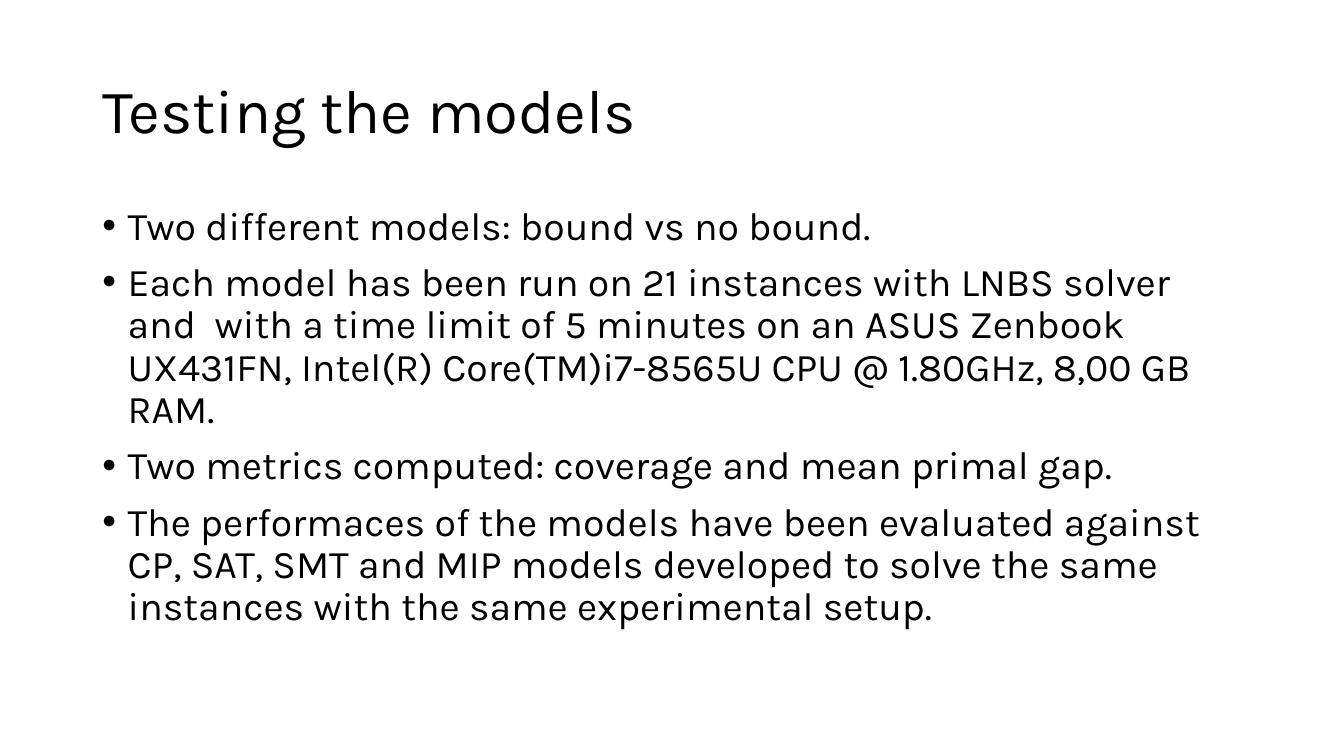
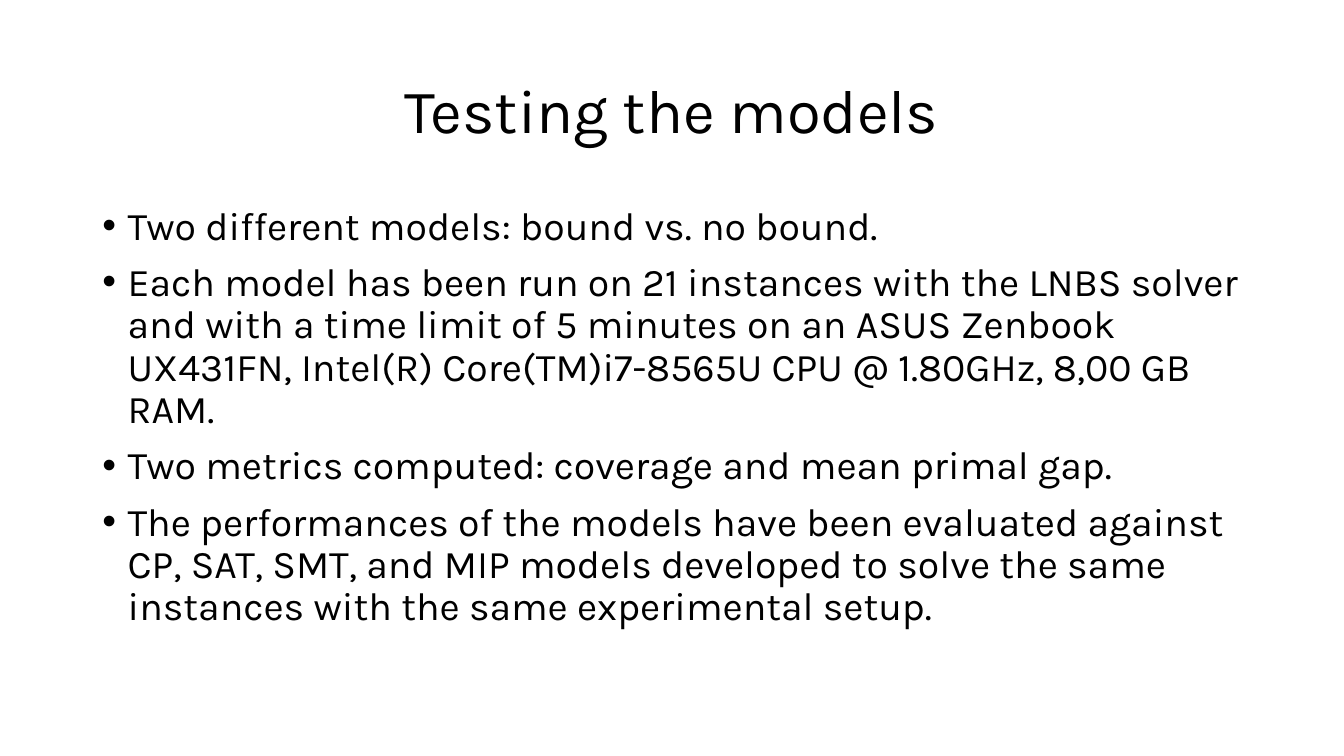
Before and after one commit to FabioGiordana/DIDP-On-Routing-Problems, a slide deck: slide 5 of mmcvrp/MM-CVRP.pptx. Drawn at 1344x756 pixels with LibreOffice and Linux fonts; fonts in the diff are those of the drawing. Boxes give left, top, right and bottom in pixels: in the first picture for what was removed or moved away, otherwise in the second. Text is boxed around its words. In the diff, an @@ line names an element or a change of style, - is before the commit and + after.

```diff
--- a/mmcvrp/MM-CVRP.pptx
+++ b/mmcvrp/MM-CVRP.pptx
@@ title "Testing the models" at [405, 90, 938, 148]: alignment left to centre @@
@@ text at [128, 213, 1238, 424]: text changed @@
-• Two different models: bound vs no bound.
-• Each model has been run on 21 instances with LNBS solver and with a time limit of 5 minutes on an ASUS Zenbook UX431FN, Intel(R) Core(TM)i7-8565U CPU @ 1.80GHz, 8,00 GB RAM.
+• Two different models: bound vs. no bound.
+• Each model has been run on 21 instances with the LNBS solver and with a time limit of 5 minutes on an ASUS Zenbook UX431FN, Intel(R) Core(TM)i7-8565U CPU @ 1.80GHz, 8,00 GB RAM.
@@ text at [128, 509, 1224, 630]: text changed @@
-• The performaces of the models have been evaluated against CP, SAT, SMT and MIP models developed to solve the same instances with the same experimental setup.
+• The performances of the models have been evaluated against CP, SAT, SMT, and MIP models developed to solve the same instances with the same experimental setup.
```
Also in this commit, not shown: 2 other slides changed, 1 slide added, 1 other file.
